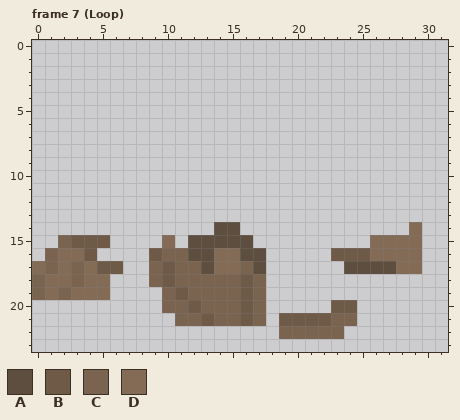
Pixel-art file -- cloud titan/sprites/prop/items/barrel_0/barrel_break_0.ase. The first picture shows the starting point.
32x24 pixels, 7 frames. Shown: frame 7 (Loop). The commit also changed other frames, which this record leaves out.
Visible layers, top first: "Layer 1", "Layer Copy".
Palette (. is transparent): A #5e4e3f  B #6f5a47  C #7a634f  D #836b56
Pixels before, frame 7 (Loop), first column x 0:
14 ..............AA.............D
15 ..CBBB....D.AAAAA.........DDDD
16 .CDDB....BCCAADDAA.....BBBDDDD
17 DCDCDBB..CBCCADDCA......AAAADD
18 CDDCDD...CBCCCCCBC............
19 CDCDDD....CBCCCCBC............
20 ..........CCBCCCBC.....BB.....
21 ...........CCBCCBC.BBBBCC.....
22 ...................CCCCC......
Once edited:
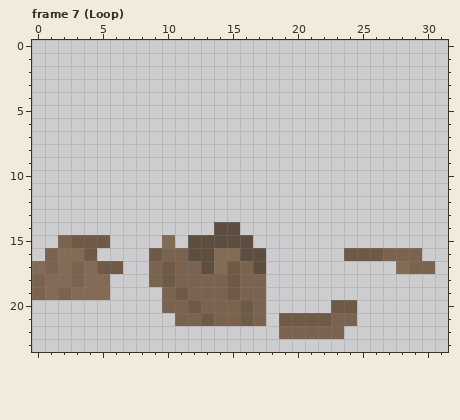
Changes in this commit:
Frame 7 (Loop), layer "Layer Copy":
Colour B replaces colour C in rows 18 to 19 at x 15.
Colour B replaces colour D in row 16 at x 26; in row 17 at x 15.
Colour C is added in row 17 at x 30.
Colour C replaces colour B in rows 18 to 19 at x 16.
Colour C replaces colour D in row 16 at x 27 to 29; in row 17 at x 29.
Colour A is gone in row 17 at x 24 to 27.
Colour B is gone in row 16 at x 23.
Colour D is gone in row 14 at x 29; in row 15 at x 26 to 29.
Where, in picture pixels (left, top, right, bottom), the same in both pictures:
changed: (331, 222, 435, 274)
changed: (227, 261, 253, 300)
